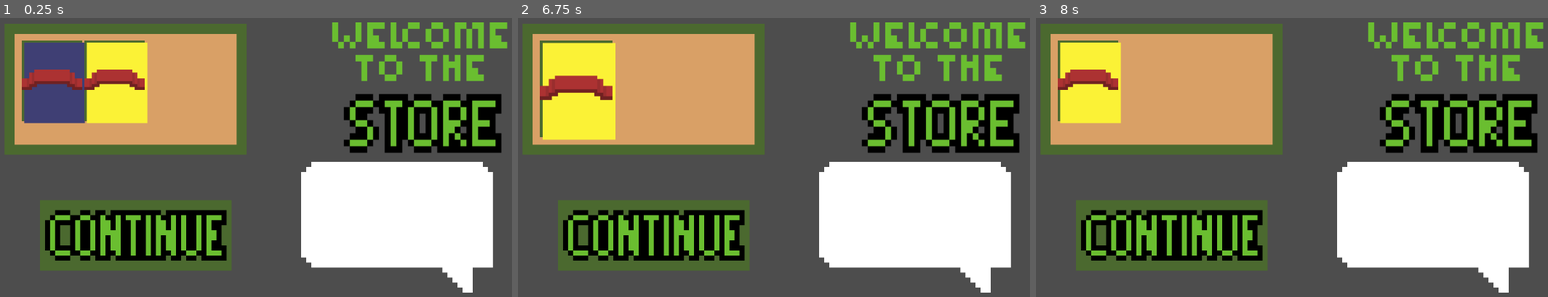
Above: before the commit, frames 1-3 (left to right).
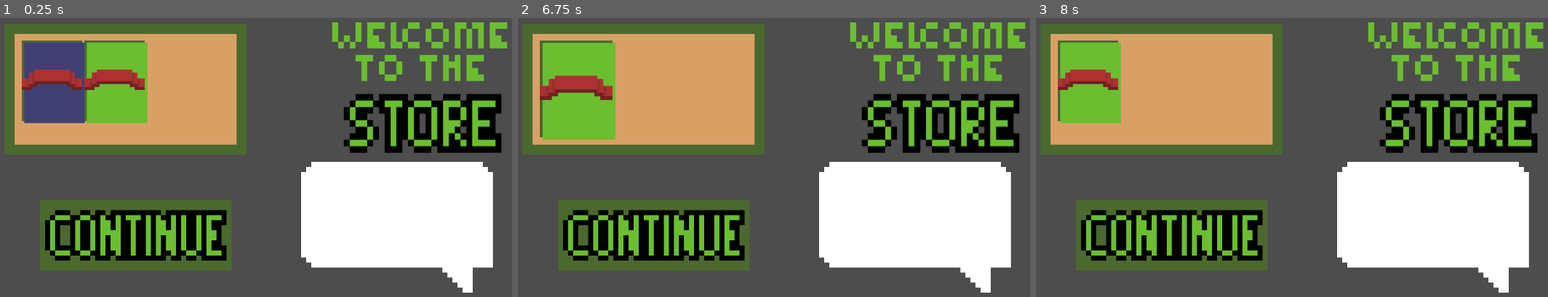
Above: after the commit, the same moments.

Repository: JosueMonteiroUchoaAlves/monopoly-godot
Game: Godot game, scene res://scenes/Game.tscn
Same seed, same stepped clock (60 frames per second), same inputs: the game is played once before the commit and once after it.
Inputs (mouse positions are in pixels of both pictures, inside the frame that each line leads up to):
- Up to frame 1 (0.25 s): no input
- Up to frame 2 (6.75 s): click (656, 238) at 0.5 s; click (656, 238) at 1.25 s; click (656, 238) at 2 s; tap Enter at 2.75, 4.25, 5.75 s; move the mouse to (902, 143) at 2.77 s; click (902, 143) at 2.92 s; tap Space at 3.5, 5, 6.5 s; move the mouse to (661, 174) at 3.52 s; click (661, 174) at 3.67 s; move the mouse to (835, 87) at 4.27 s; click (835, 87) at 4.42 s; move the mouse to (748, 224) at 5.02 s; click (748, 224) at 5.17 s; move the mouse to (948, 207) at 5.77 s; click (948, 207) at 5.92 s; move the mouse to (599, 110) at 6.52 s; click (599, 110) at 6.67 s
- Up to frame 3 (8 s): move the mouse to (1322, 160) at 7.27 s; click (1322, 160) at 7.42 s

The runs differ from the first frame. In frame 1, 2.9% of the frame differs, in the area x 16-29%, y 8-38%; in frame 2, 4.1%, in the area x 4-20%, y 8-44%; in frame 3, 2.9%.
Error after the commit: Parse Error: The member "rent" already exists in parent class PropertyData. (res://resources/properties/housing_property/housing_property.gd:3)

Commit message:
feat(resources): update abstract data

Diff:
--- a/scripts/abstracts/resources/item_data.gd
+++ b/scripts/abstracts/resources/item_data.gd
@@ -1,7 +1,20 @@
 @abstract class_name ItemData extends Resource
+
+enum ItemType {
+	exploration,
+	people,
+	arts,
+	industry,
+	neutral
+}
 
 @export var _name: String
 @export var _description: String
 @export var _store_price: int
 @export var _card_texture: Texture2D
 @export var _needs_sub: bool = false
+@export var context_type: GDScript
+@export var type: ItemType = ItemType.neutral
+
+func check_context_format(context: Context):
+	assert(is_instance_of(context, context_type), "Wrong context type on %s" % _name)
--- a/scripts/abstracts/resources/property_data.gd
+++ b/scripts/abstracts/resources/property_data.gd
@@ -1,9 +1,69 @@
-@abstract class_name PropertyData extends ItemData
+class_name PropertyData extends ItemData
 
 @export var _price: int
+@export var rent: int = 25
+@export var is_corner: bool = false
 
 func _init() -> void:
 	_needs_sub = true
 
-@abstract
-func activate(payer: Player, receiver: Player)
+func charge_rent(event: RentContext, turn: TurnContext, data: PropertyContext):
+	check_context_format(data)
+	event.payer.gain_or_spend_money(rent * -1)
+	event.receiver.gain_or_spend_money(rent)
+
+func on_arrest_event(
+	event: ArrestContext,
+	turn: TurnContext,
+	data: PropertyContext
+):
+	check_context_format(data)
+	pass
+
+func on_buy_property_event(
+	event: BuyPropertyContext,
+	turn: TurnContext,
+	data: PropertyContext
+):
+	check_context_format(data)
+	pass
+
+func on_get_out_event(
+	event: GetOutContext,
+	turn: TurnContext,
+	data: PropertyContext
+):
+	check_context_format(data)
+	pass
+
+func on_land_on_event(
+	event: LandOnContext,
+	turn: TurnContext,
+	data: PropertyContext
+):
+	check_context_format(data)
+	pass
+
+func on_rent_event(
+	event: RentContext,
+	turn: TurnContext,
+	data: PropertyContext
+):
+	check_context_format(data)
+	pass
+
+func on_step_over_event(
+	event: StepOverContext,
+	turn: TurnContext,
+	data: PropertyContext
+):
+	check_context_format(data)
+	pass
+
+func on_turn_end_event(
+	event: TurnEndContext,
+	turn: TurnContext,
+	data: PropertyContext
+):
+	check_context_format(data)
+	pass
--- a/scripts/abstracts/resources/tile_data.gd
+++ b/scripts/abstracts/resources/tile_data.gd
@@ -1,9 +1,12 @@
-@abstract class_name GenericTileData extends ItemData
+class_name GenericTileData extends ItemData
 
 @export var board_texture: Texture2D
 
 func _init() -> void:
 	_needs_sub = true
 
-@abstract
-func activate(player: Player, context: TileContext)
+func land_on(event: LandOnContext, turn: TurnContext, data: TileContext):
+	check_context_format(data)
+
+func step_over(event: StepOverContext, turn: TurnContext, data: TileContext):
+	check_context_format(data)
--- a/scripts/abstracts/resources/title_data.gd
+++ b/scripts/abstracts/resources/title_data.gd
@@ -1,3 +1,59 @@
 class_name TitleData extends ItemData
 
 @export var sidebar_texture: Texture2D
+
+func on_arrest_event(
+	event: ArrestContext,
+	turn: TurnContext,
+	data: TitleContext
+):
+	check_context_format(data)
+	pass
+
+func on_buy_property_event(
+	event: BuyPropertyContext,
+	turn: TurnContext,
+	data: TitleContext
+):
+	check_context_format(data)
+	pass
+
+func on_get_out_event(
+	event: GetOutContext,
+	turn: TurnContext,
+	data: TitleContext
+):
+	check_context_format(data)
+	pass
+
+func on_land_on_event(
+	event: LandOnContext,
+	turn: TurnContext,
+	data: TitleContext
+):
+	check_context_format(data)
+	pass
+
+func on_rent_event(
+	event: RentContext,
+	turn: TurnContext,
+	data: TitleContext
+):
+	check_context_format(data)
+	pass
+
+func on_step_over_event(
+	event: StepOverContext,
+	turn: TurnContext,
+	data: TitleContext
+):
+	check_context_format(data)
+	pass
+
+func on_turn_end_event(
+	event: TurnEndContext,
+	turn: TurnContext,
+	data: TitleContext
+):
+	check_context_format(data)
+	pass
